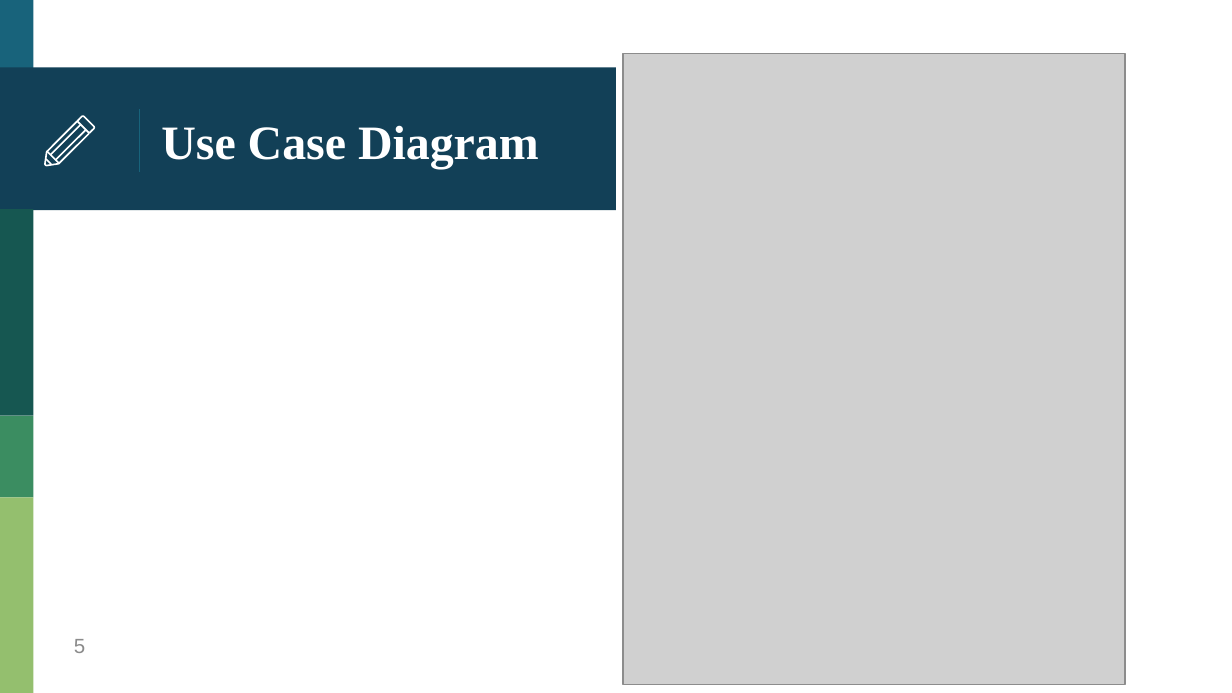
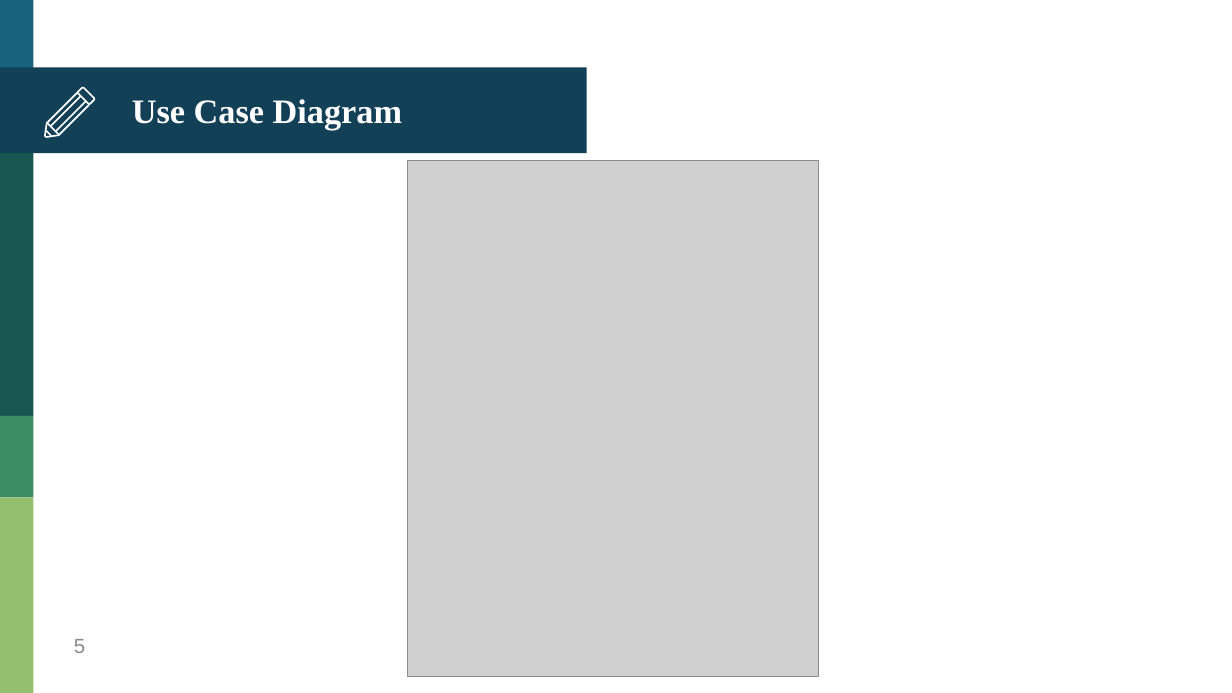
Before and after one commit to HankTwZhong/OOAD, a slide deck: slide 5 of OOAD_Midterm.pptx. Drawn at 1232x693 pixels with LibreOffice and Linux fonts; fonts in the diff are those of the drawing; grey boxes stand for pictures. Boxes give left, top, right and bottom in pixels: in the first picture for what was removed or moved away, otherwise in the second. Text is boxed around its words. In the diff, an @@ line names an element or a change of style, - is before the commit and + after.

Commit message:
modify ppt and move chartInformation test

```diff
--- a/OOAD_Midterm.pptx
+++ b/OOAD_Midterm.pptx
@@ rectangle: place and size @@
-rectangle at (0, 68, 616, 211)
+rectangle at (0, 68, 586, 153)
@@ title "Use Case Diagram": place and size @@
-title "Use Case Diagram" at (161, 125, 539, 169)
+title "Use Case Diagram" at (132, 99, 402, 130)
@@ title "Use Case Diagram" at (132, 99, 402, 130): size 28 to 20 pt @@
@@ line removed from (139, 110) to (139, 172) @@
@@ group added at (44, 87, 95, 137): 6 freeform shapes @@
@@ rectangle: place and size @@
-rectangle at (0, 209, 33, 416)
+rectangle at (0, 153, 33, 415)
@@ group removed at (44, 116, 95, 166): 6 freeform shapes @@
@@ picture: place and size @@
-picture at (623, 54, 1126, 685)
+picture at (408, 160, 819, 676)
```
Also in this commit, not shown: 23 other slides changed, 2 slides added, 2 slides removed, 14 other files.
